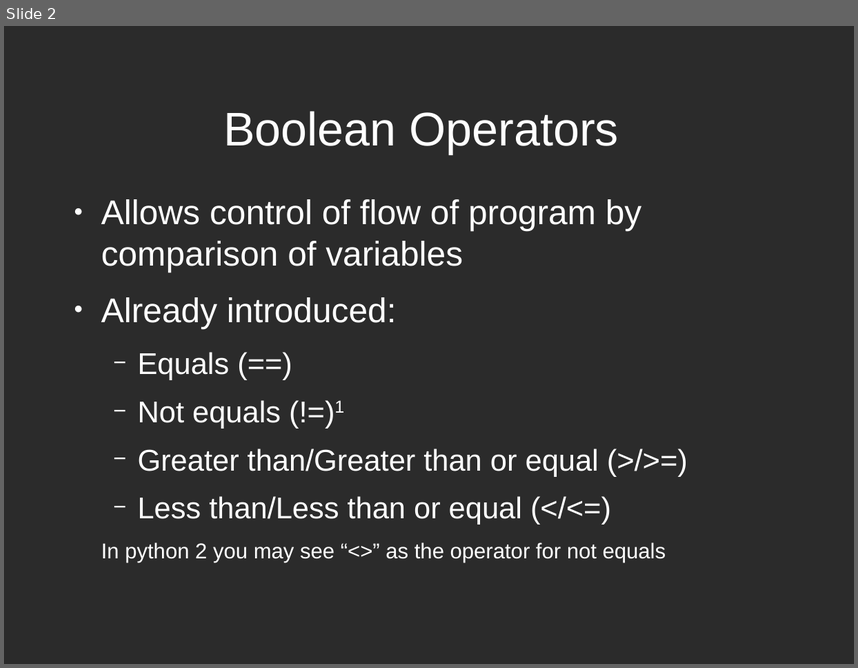
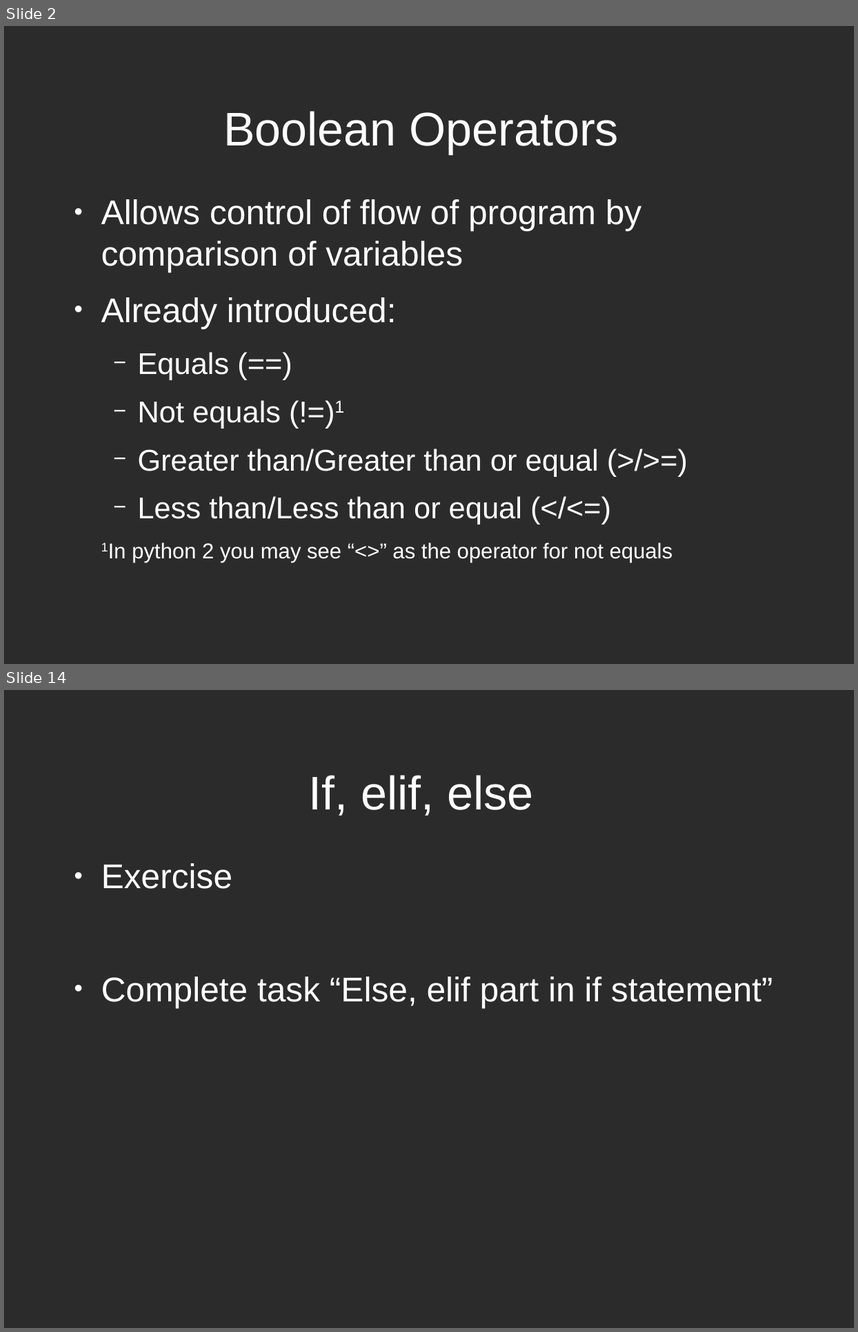
Before and after one commit to Cheltenham-Hackspace/hackspace_python, a slide deck: slides/hackspace_python_slides.odp. Shown one above the other, each under a label of ours: slide 2 before the commit, slides 2 and 14 after it; the slides between them are not shown. The pictures are 858x668 and 858x1332 pixels, drawn with LibreOffice and Linux fonts; fonts in the diff are those of the drawing; background and template pictures are left out; a plain dark background stands for a picture behind light text. Boxes give left, top, right and bottom in pixels: in the first picture for what was removed or moved away, otherwise in the second. Text is boxed around its words. In the diff, an @@ line names an element or a change of style, - is before the commit and + after.

```diff
--- a/slides/hackspace_python_slides.odp
+++ b/slides/hackspace_python_slides.odp
@@ slide 14 added at <box>4,690,854,1328</box>, background picture (left out) @@
@@ title added at <box>309,775,533,816</box>, 44 pt, text #FFFFFF @@
+If, elif, else
@@ text added at <box>101,863,773,1007</box>, 32 pt, text #FFFFFF @@
+● Exercise
+● Complete task “Else, elif part in if statement”
@@ slide 2 changed as well @@
@@ text at <box>132,542,673,562</box>: text changed @@
-In python 2 you may see “<>” as the operator for not equals
+1In python 2 you may see “<>” as the operator for not equals
```
Also in this commit, not shown: 1 other slide changed, 30 other slides added, 1 other file.
